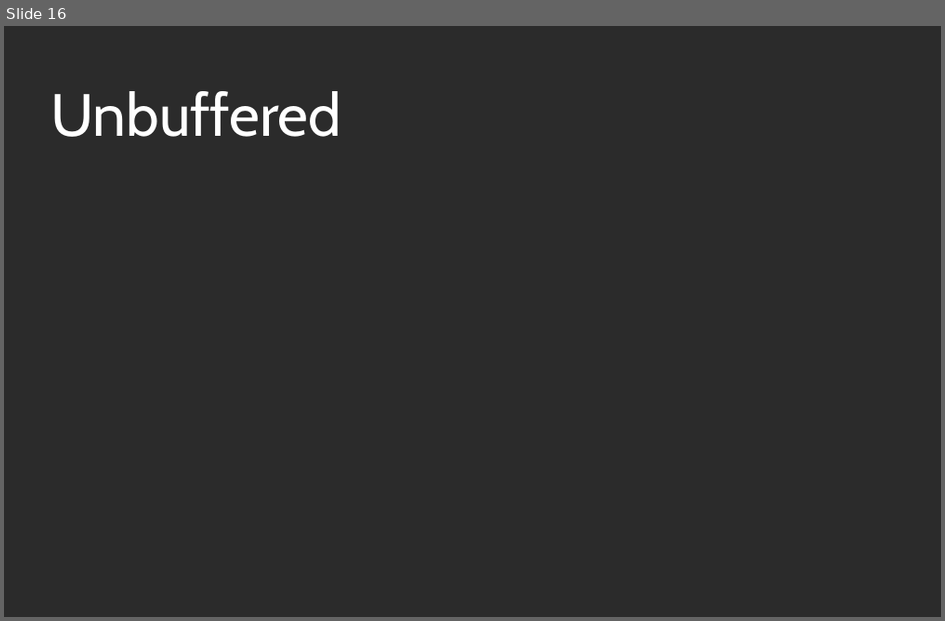
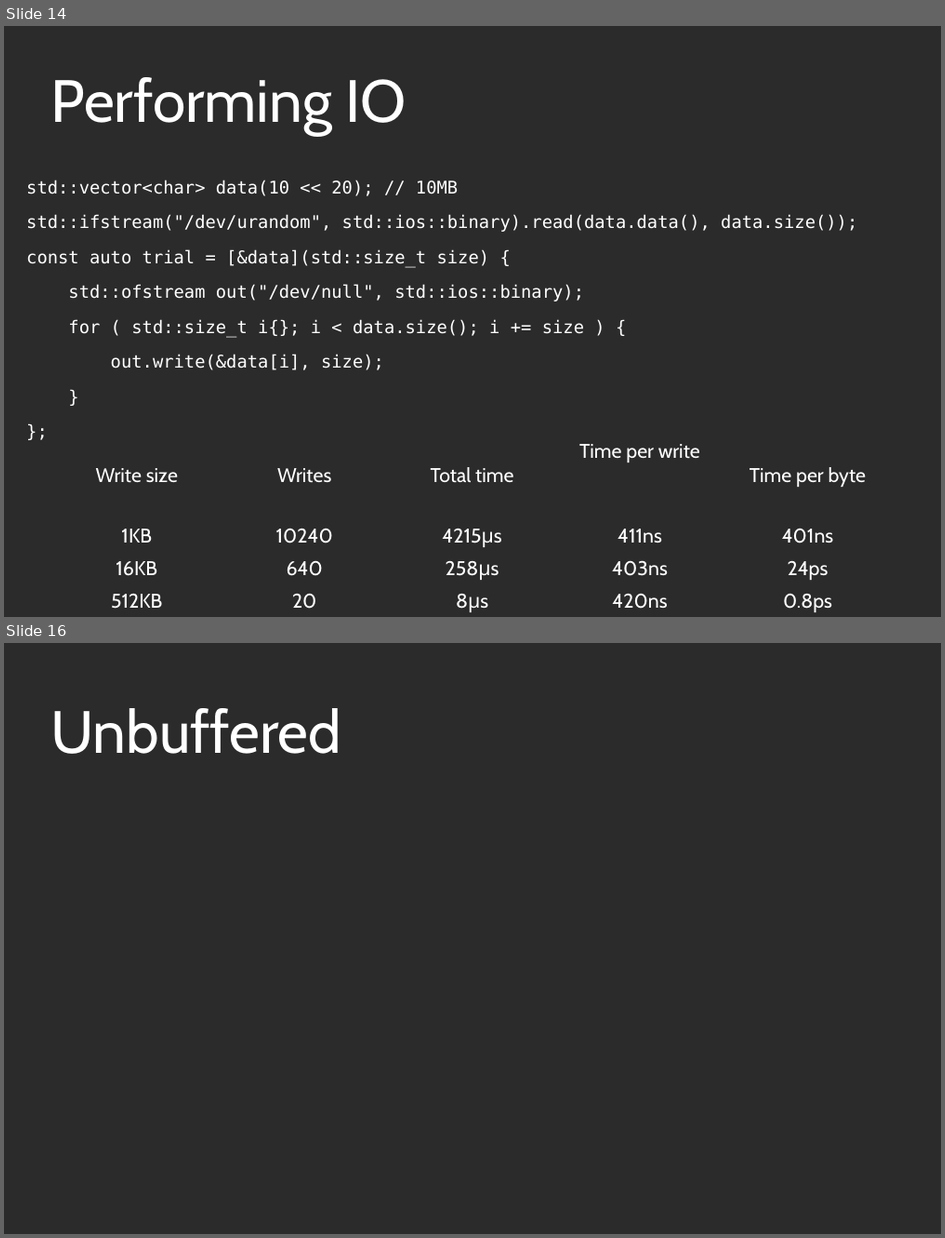
Before and after one commit to KayEss/cpp-designing4performance, a slide deck: slides/Designing APIs For Performance.odp. Shown one above the other, each under a label of ours: slide 16 before the commit, slides 14 and 16 after it; the slides between them are not shown. The pictures are 945x621 and 945x1238 pixels, drawn with LibreOffice and Linux fonts; fonts in the diff are those of the drawing; background and template pictures are left out; a plain dark background stands for a picture behind light text. Boxes give left, top, right and bottom in pixels: in the first picture for what was removed or moved away, otherwise in the second. Text is boxed around its words. In the diff, an @@ line names an element or a change of style, - is before the commit and + after.

```diff
--- a/slides/Designing APIs For Performance.odp
+++ b/slides/Designing APIs For Performance.odp
@@ slide 14 added at [4, 26, 941, 617], background picture (left out) @@
@@ title added at [50, 77, 407, 136], 60 pt, text #FFFFFF @@
+Performing IO
@@ text added at [26, 179, 858, 370], 17.6 pt, text #FFFFFF @@
+std::vector<char> data(10 << 20); // 10MB
+std::ifstream("/dev/urandom", std::ios::binary).read(data.data(), data.size());
+const auto trial = [&data](std::size_t size) {
+std::ofstream out("/dev/null", std::ios::binary);
+for ( std::size_t i{}; i < data.size(); i += size ) {
+out.write(&data[i], size);
+}
+};
@@ table added at [52, 431, 892, 616], 4 rows, 5 columns @@
+Write size | Writes | Total time | Time per write | Time per byte
+1KB | 10240 | 4215μs | 411ns | 401ns
+16KB | 640 | 258μs | 403ns | 24ps
+512KB | 20 | 8μs | 420ns | 0.8ps
```
Also in this commit, not shown: 3 slides changed, 3 other slides added, 4 slides removed, 5 other files.
